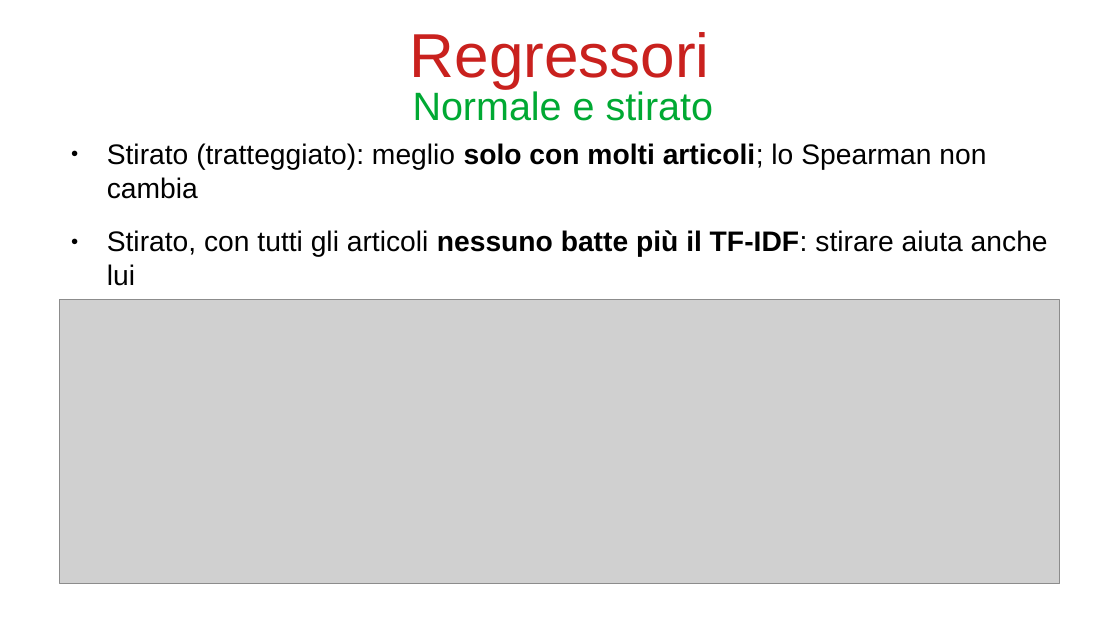
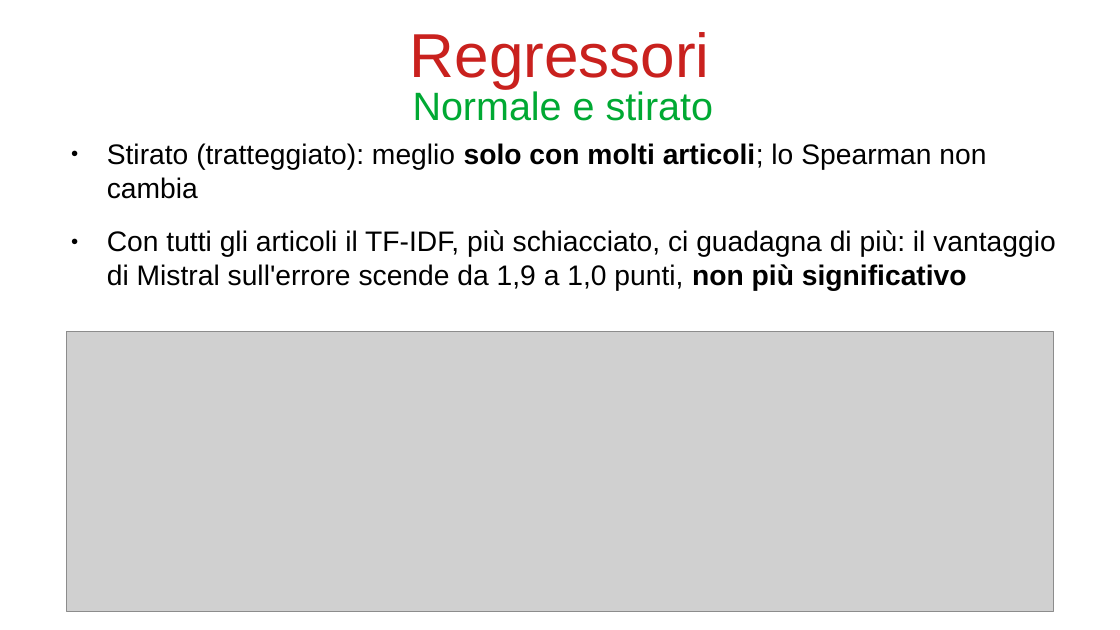
Before and after one commit to bianchi-john/PublisherClassification, a slide deck: slide 35 of Presentazioni/Stato finale/FinalState.odp. Drawn at 1120x630 pixels with LibreOffice and Linux fonts; fonts in the diff are those of the drawing; grey boxes stand for pictures. Boxes give left, top, right and bottom in pixels: in the first picture for what was removed or moved away, otherwise in the second. Text is boxed around its words. In the diff, an @@ line names an element or a change of style, - is before the commit and + after.

```diff
--- a/Presentazioni/Stato finale/FinalState.odp
+++ b/Presentazioni/Stato finale/FinalState.odp
@@ text at [107, 230, 1055, 291]: text changed @@
-● Stirato, con tutti gli articoli nessuno batte più il TF-IDF: stirare aiuta anche lui
+● Con tutti gli articoli il TF-IDF, più schiacciato, ci guadagna di più: il vantaggio di Mistral sull'errore scende da 1,9 a 1,0 punti, non più significativo
@@ picture: place and size @@
-picture at [60, 300, 1060, 584]
+picture at [67, 332, 1054, 613]
```
Also in this commit, not shown: 1 other slide changed, 1 slide added, 1 slide removed, 6 other files.
